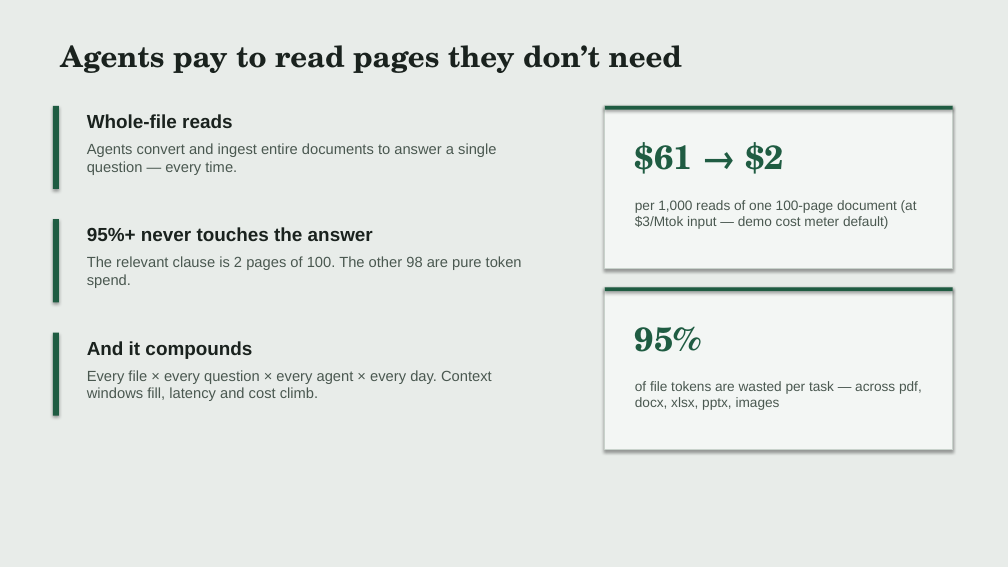
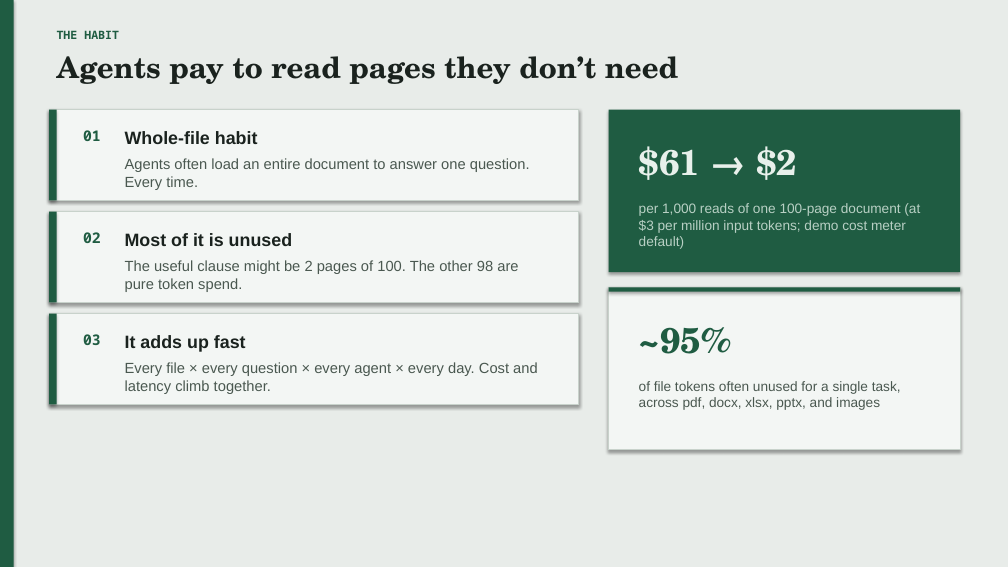
Before and after one commit to shenba1712/context-compiler, a slide deck: slide 2 of pitch/context-compiler-pitch.pptx. Drawn at 1008x567 pixels with LibreOffice and Linux fonts; fonts in the diff are those of the drawing. Boxes give left, top, right and bottom in pixels: in the first picture for what was removed or moved away, otherwise in the second. Text is boxed around its words. In the diff, an @@ line names an element or a change of style, - is before the commit and + after.

Commit message:
Rewrite pitch deck in plain English for a human voice.
Drop jargon and keep Forest theme copy aligned across DECK.md and the pptx.

```diff
--- a/pitch/context-compiler-pitch.pptx
+++ b/pitch/context-compiler-pitch.pptx
@@ rectangle added at (x1=0, y1=0, x2=14, y2=567), fill #1F5C42 @@
@@ text "Agents pay to read pages ..." moved from (x1=60, y1=45, x2=682, y2=73) to (x1=57, y1=56, x2=678, y2=84) @@
@@ text added at (x1=57, y1=30, x2=119, y2=39), 11 pt, text #1F5C42, bold @@
+THE HABIT
@@ rectangle resized from (x1=53, y1=219, x2=59, y2=302) to (x1=49, y1=110, x2=57, y2=200) @@
@@ rectangle added at (x1=49, y1=110, x2=578, y2=200), fill #F3F6F4, outline #C8D2CB 1 pt @@
@@ rectangle removed at (x1=605, y1=106, x2=953, y2=110) @@
@@ rectangle moved from (x1=605, y1=106, x2=953, y2=268) to (x1=609, y1=110, x2=960, y2=272) @@
@@ rectangle at (x1=609, y1=110, x2=960, y2=272): fill #F3F6F4 to #1F5C42; outline #C8D2CB 1 pt to none @@
@@ text added at (x1=83, y1=130, x2=101, y2=141), 14 pt, text #1F5C42, bold @@
+01
@@ text at (x1=125, y1=131, x2=258, y2=144): text changed; size 18 to 17 pt @@
-Whole-file reads
+Whole-file habit
@@ text "$61 → $2" at (x1=639, y1=146, x2=797, y2=180): size 32 to 34 pt, text colour #1F5C42 to #E8F0EB @@
@@ text at (x1=125, y1=158, x2=530, y2=190): text changed @@
-Agents convert and ingest entire documents to answer a single question — every time.
+Agents often load an entire document to answer one question. Every time.
@@ text at (x1=639, y1=203, x2=920, y2=249): text changed; text colour #4A5850 to #B8D0C4 @@
-per 1,000 reads of one 100-page document (at $3/Mtok input — demo cost meter default)
+per 1,000 reads of one 100-page document (at $3 per million input tokens; demo cost meter default)
@@ rectangle resized from (x1=53, y1=106, x2=59, y2=189) to (x1=49, y1=212, x2=57, y2=302) @@
@@ rectangle added at (x1=49, y1=212, x2=578, y2=302), fill #F3F6F4, outline #C8D2CB 1 pt @@
@@ text added at (x1=83, y1=232, x2=101, y2=243), 14 pt, text #1F5C42, bold @@
+02
@@ text removed at (x1=87, y1=227, x2=373, y2=241) @@
-95%+ never touches the answer
@@ text added at (x1=125, y1=233, x2=293, y2=246), 17 pt, text #1A221E, bold @@
+Most of it is unused
@@ text at (x1=125, y1=260, x2=518, y2=292): text changed @@
-The relevant clause is 2 pages of 100. The other 98 are pure token spend.
+The useful clause might be 2 pages of 100. The other 98 are pure token spend.
@@ rectangle moved from (x1=605, y1=287, x2=953, y2=450) to (x1=609, y1=287, x2=960, y2=450) @@
@@ rectangle moved from (x1=605, y1=287, x2=953, y2=291) to (x1=609, y1=287, x2=960, y2=292) @@
@@ rectangle resized from (x1=53, y1=333, x2=59, y2=416) to (x1=49, y1=314, x2=57, y2=405) @@
@@ rectangle added at (x1=49, y1=314, x2=578, y2=405), fill #F3F6F4, outline #C8D2CB 1 pt @@
@@ text at (x1=639, y1=327, x2=731, y2=354): text changed; size 32 to 34 pt @@
-95%
+~95%
@@ text added at (x1=83, y1=334, x2=101, y2=345), 14 pt, text #1F5C42, bold @@
+03
@@ text at (x1=125, y1=335, x2=246, y2=352): text changed; size 18 to 17 pt @@
-And it compounds
+It adds up fast
@@ text at (x1=125, y1=362, x2=538, y2=394): text changed @@
-Every file × every question × every agent × every day. Context windows fill, latency and cost climb.
+Every file × every question × every agent × every day. Cost and latency climb together.
@@ text at (x1=639, y1=381, x2=901, y2=410): text changed @@
-of file tokens are wasted per task — across pdf, docx, xlsx, pptx, images
+of file tokens often unused for a single task, across pdf, docx, xlsx, pptx, and images
```
Also in this commit, not shown: 2 other slides changed, 3 slides added, 3 slides removed, 1 other file.
